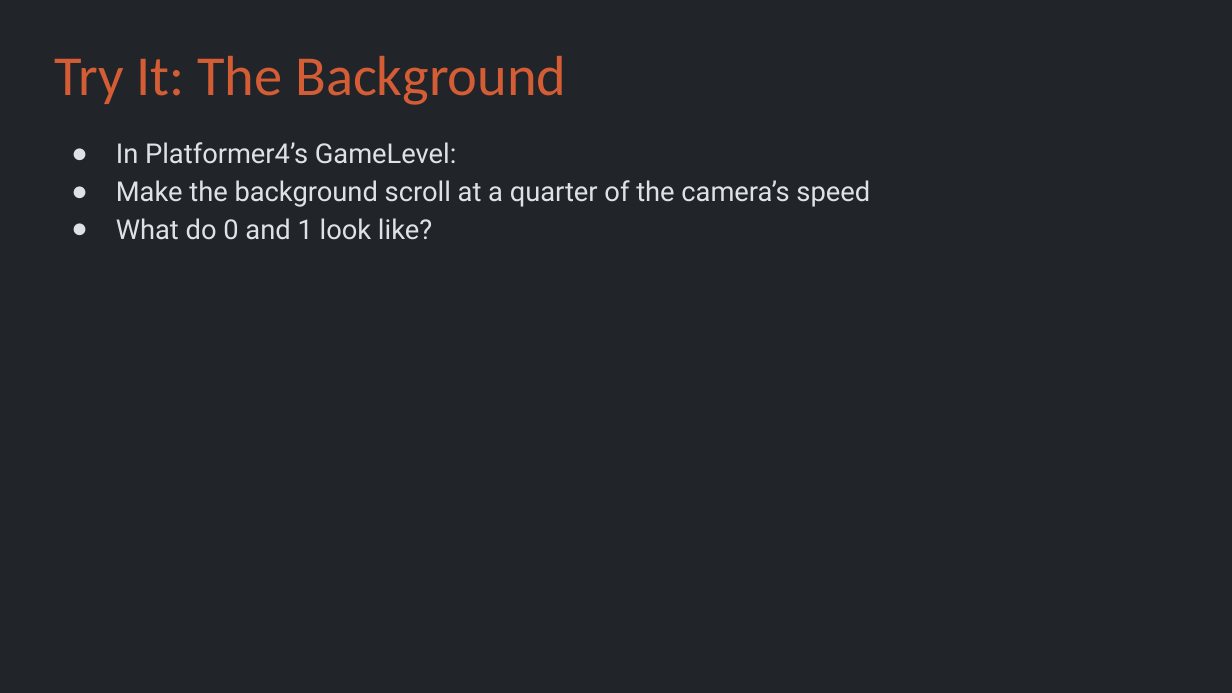
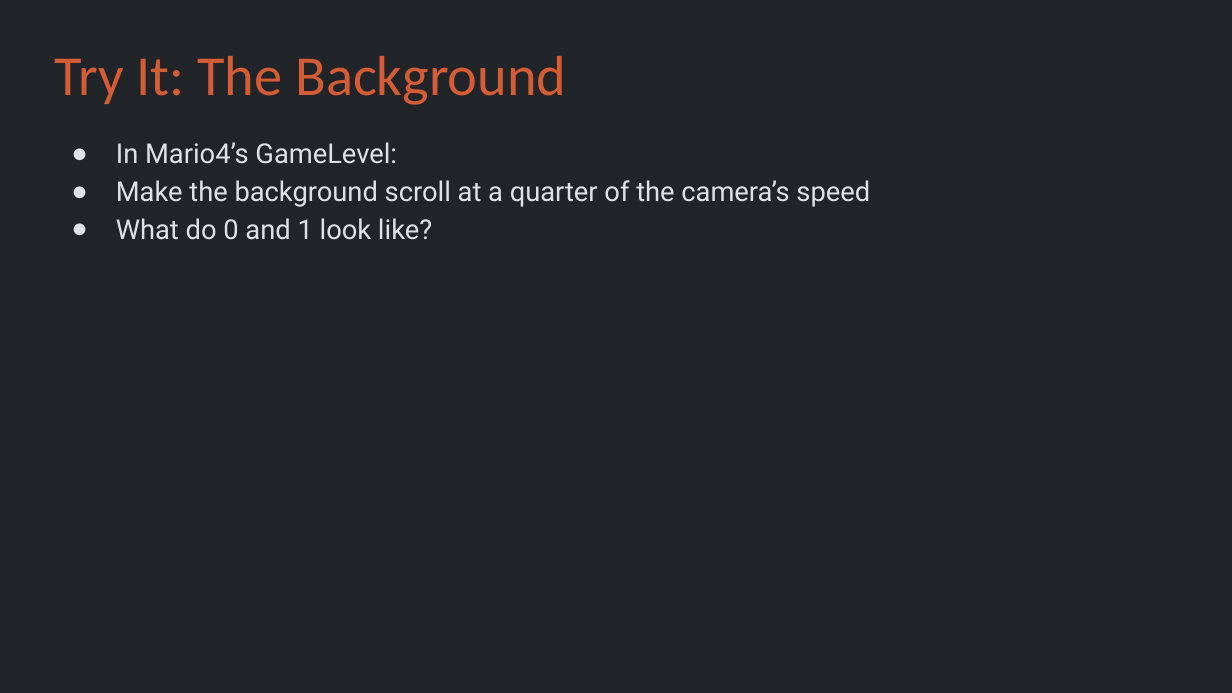
Before and after one commit to Metamate/gar, a slide deck: slide 36 of slides/06 Super Mario Bros.pptx. Drawn at 1232x693 pixels with LibreOffice and Linux fonts; fonts in the diff are those of the drawing. Boxes give left, top, right and bottom in pixels: in the first picture for what was removed or moved away, otherwise in the second. Text is boxed around its words. In the diff, an @@ line names an element or a change of style, - is before the commit and + after.

```diff
--- a/slides/06 Super Mario Bros.pptx
+++ b/slides/06 Super Mario Bros.pptx
@@ text at [116, 142, 397, 164]: text changed @@
-● In Platformer4’s GameLevel:
+● In Mario4’s GameLevel:
```
Also in this commit, not shown: 11 other slides changed, 17 other files.
